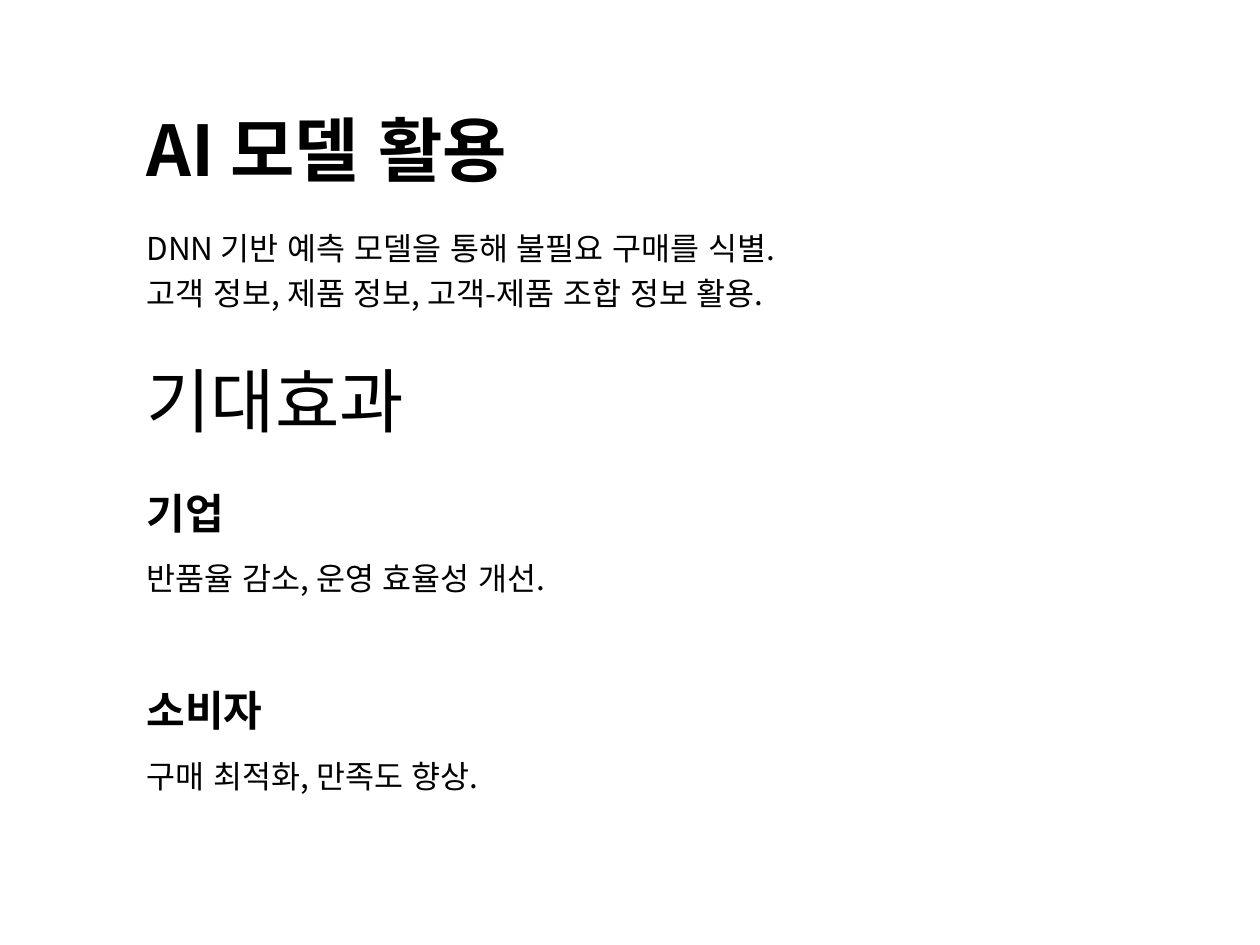
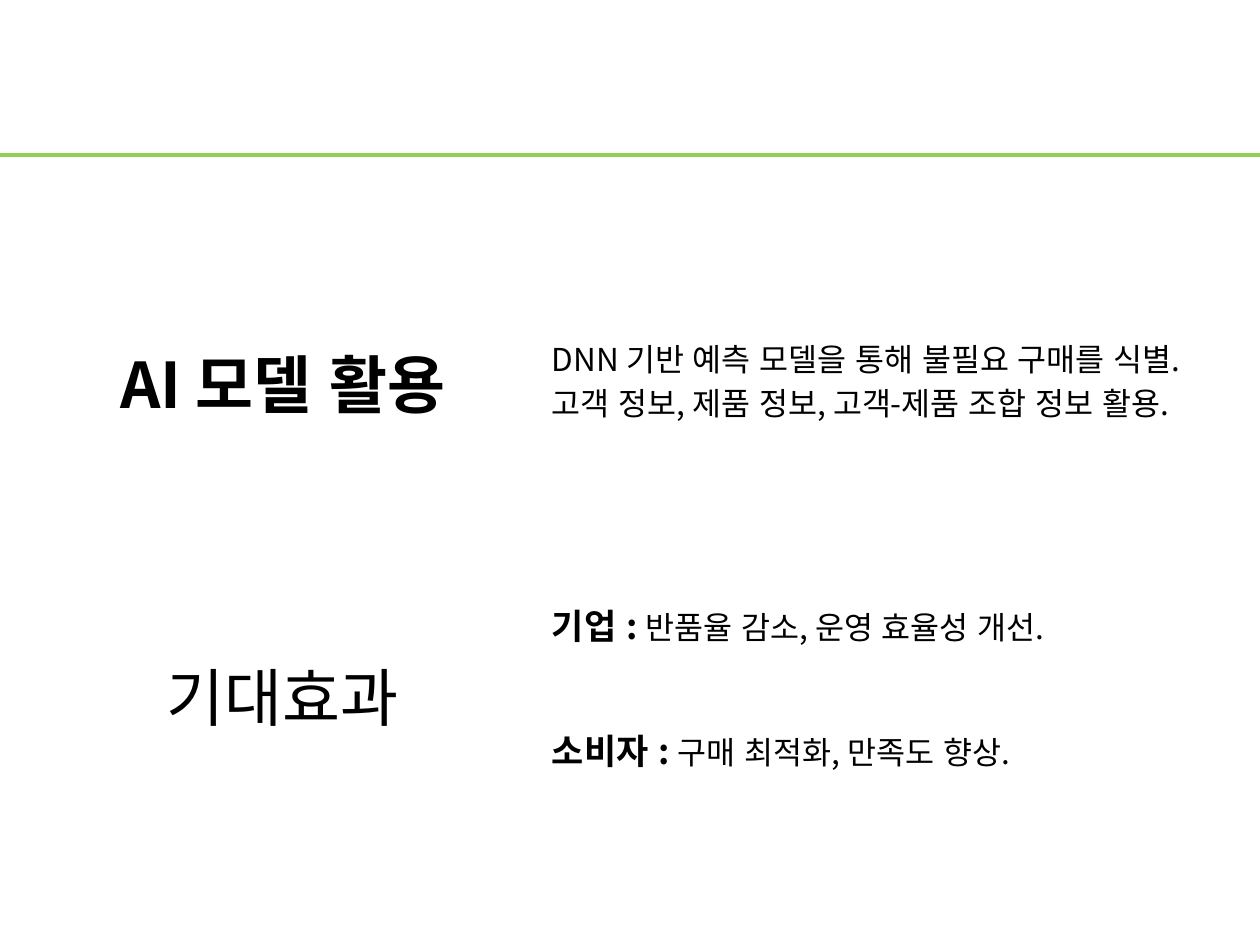
Before and after one commit to WasVelinn/1stPerSonalProjecT, a slide deck: slide 11 of 프레젠테이션1.pptx. Drawn at 1260x945 pixels with LibreOffice and Linux fonts; fonts in the diff are those of the drawing. Boxes give left, top, right and bottom in pixels: in the first picture for what was removed or moved away, otherwise in the second. Text is boxed around its words. In the diff, an @@ line names an element or a change of style, - is before the commit and + after.

```diff
--- a/프레젠테이션1.pptx
+++ b/프레젠테이션1.pptx
@@ line added from (0, 155) to (1260, 155), #92D050 2.25 pt @@
@@ title "AI 모델 활용": place and size @@
-title "AI 모델 활용" at (146, 117, 507, 183)
+title "AI 모델 활용" at (120, 354, 445, 414)
@@ title "AI 모델 활용" at (120, 354, 445, 414): size 40 to 36 pt; alignment left to centre @@
@@ text "DNN 기반 예측 모델을 통해 ...": place and size @@
-text "DNN 기반 예측 모델을 통해 ..." at (146, 234, 775, 311)
+text "DNN 기반 예측 모델을 통해 ..." at (552, 345, 1181, 421)
@@ text at (552, 609, 1045, 770): text changed @@
-기업
-반품율 감소, 운영 효율성 개선.
-소비자
-구매 최적화, 만족도 향상.
+기업 : 반품율 감소, 운영 효율성 개선.
+소비자 : 구매 최적화, 만족도 향상.
@@ text "기대효과" at (167, 669, 399, 726): size 40 to 36 pt; alignment left to centre @@
@@ text "기대효과": place and size @@
-text "기대효과" at (146, 369, 403, 433)
+text "기대효과" at (167, 669, 399, 726)
```
Also in this commit, not shown: 39 other slides changed, 2 slides added, 2 slides removed, 18 other files.
